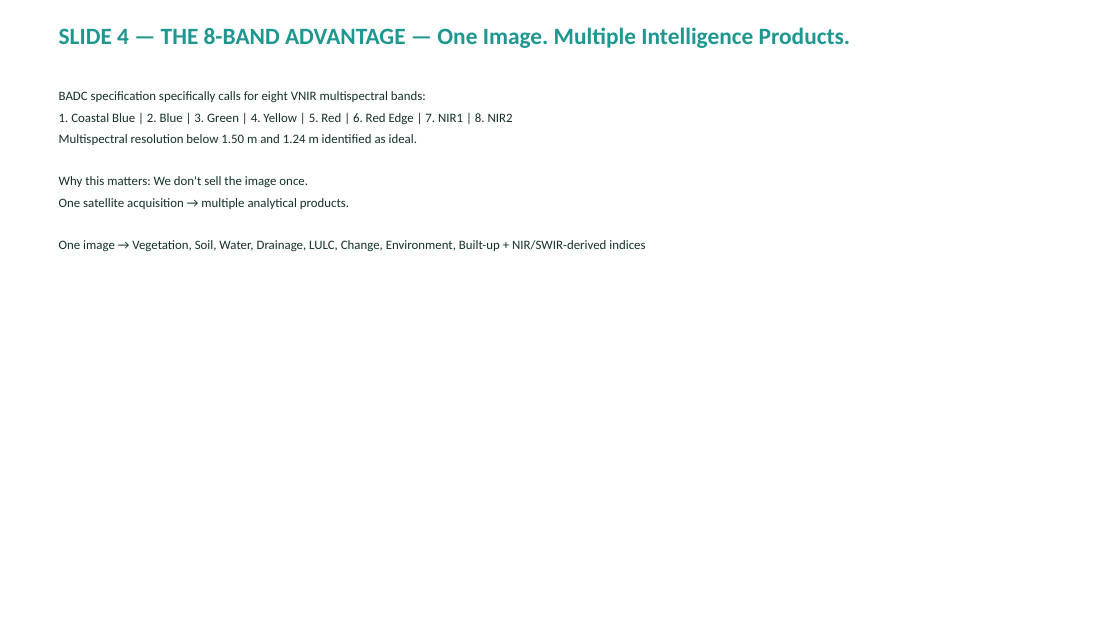
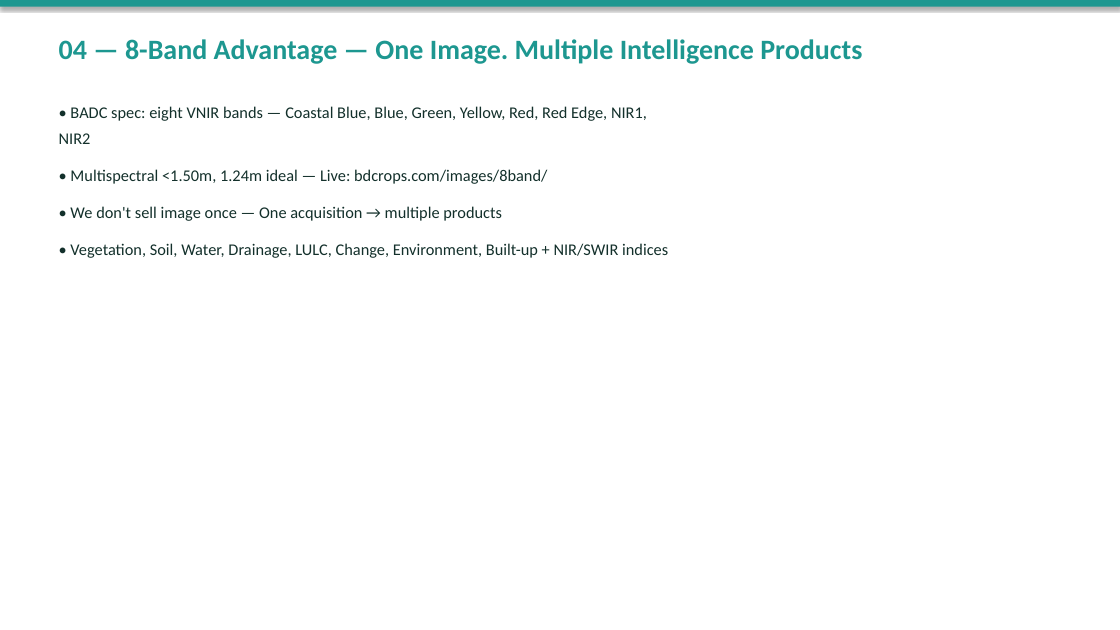
Before and after one commit to bdcrops/web, a slide deck: slide 5 of nextunicorn/BDCrops-Professional-Deck.pptx. Drawn at 1120x630 pixels with LibreOffice and Linux fonts; fonts in the diff are those of the drawing. Boxes give left, top, right and bottom in pixels: in the first picture for what was removed or moved away, otherwise in the second. Text is boxed around its words. In the diff, an @@ line names an element or a change of style, - is before the commit and + after.

```diff
--- a/nextunicorn/BDCrops-Professional-Deck.pptx
+++ b/nextunicorn/BDCrops-Professional-Deck.pptx
@@ rectangle added at <box>0,0,1120,7</box>, fill #1D9790 @@
@@ text at <box>59,39,862,64</box>: text changed; size 20 to 24 pt @@
-SLIDE 4 — THE 8-BAND ADVANTAGE — One Image. Multiple Intelligence Products.
+04 — 8-Band Advantage — One Image. Multiple Intelligence Products
@@ text at <box>59,106,668,258</box>: text changed; size 11 to 14 pt @@
-BADC specification specifically calls for eight VNIR multispectral bands:
-1. Coastal Blue | 2. Blue | 3. Green | 4. Yellow | 5. Red | 6. Red Edge | 7. NIR1 | 8. NIR2
-Multispectral resolution below 1.50 m and 1.24 m identified as ideal.
-Why this matters: We don't sell the image once.
-One satellite acquisition → multiple analytical products.
-One image → Vegetation, Soil, Water, Drainage, LULC, Change, Environment, Built-up + NIR/SWIR-derived indices
+• BADC spec: eight VNIR bands — Coastal Blue, Blue, Green, Yellow, Red, Red Edge, NIR1, NIR2
+• Multispectral <1.50m, 1.24m ideal — Live: bdcrops.com/images/8band/
+• We don't sell image once — One acquisition → multiple products
+• Vegetation, Soil, Water, Drainage, LULC, Change, Environment, Built-up + NIR/SWIR indices
```
Also in this commit, not shown: 17 other slides changed, 6 slides added, 7 slides removed, 2 other files.
